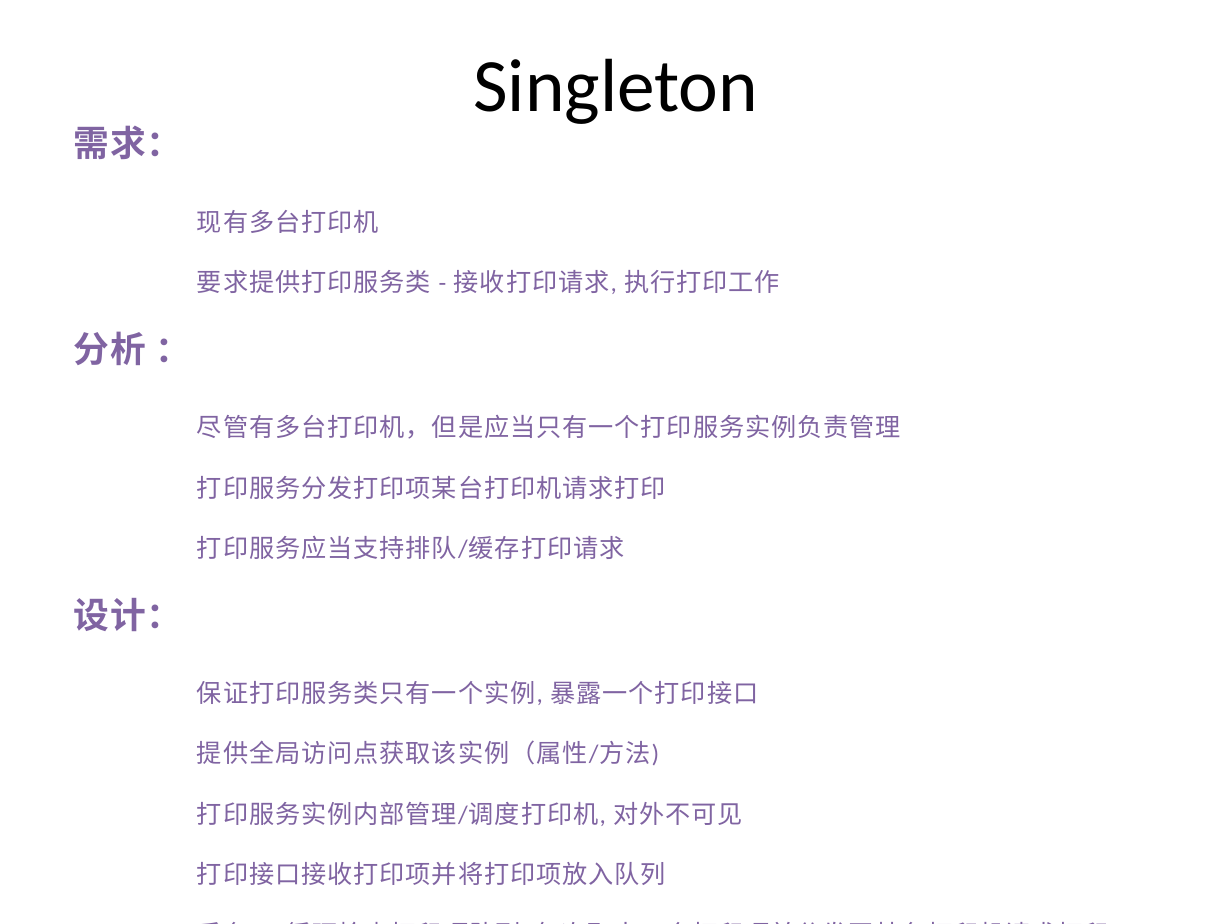
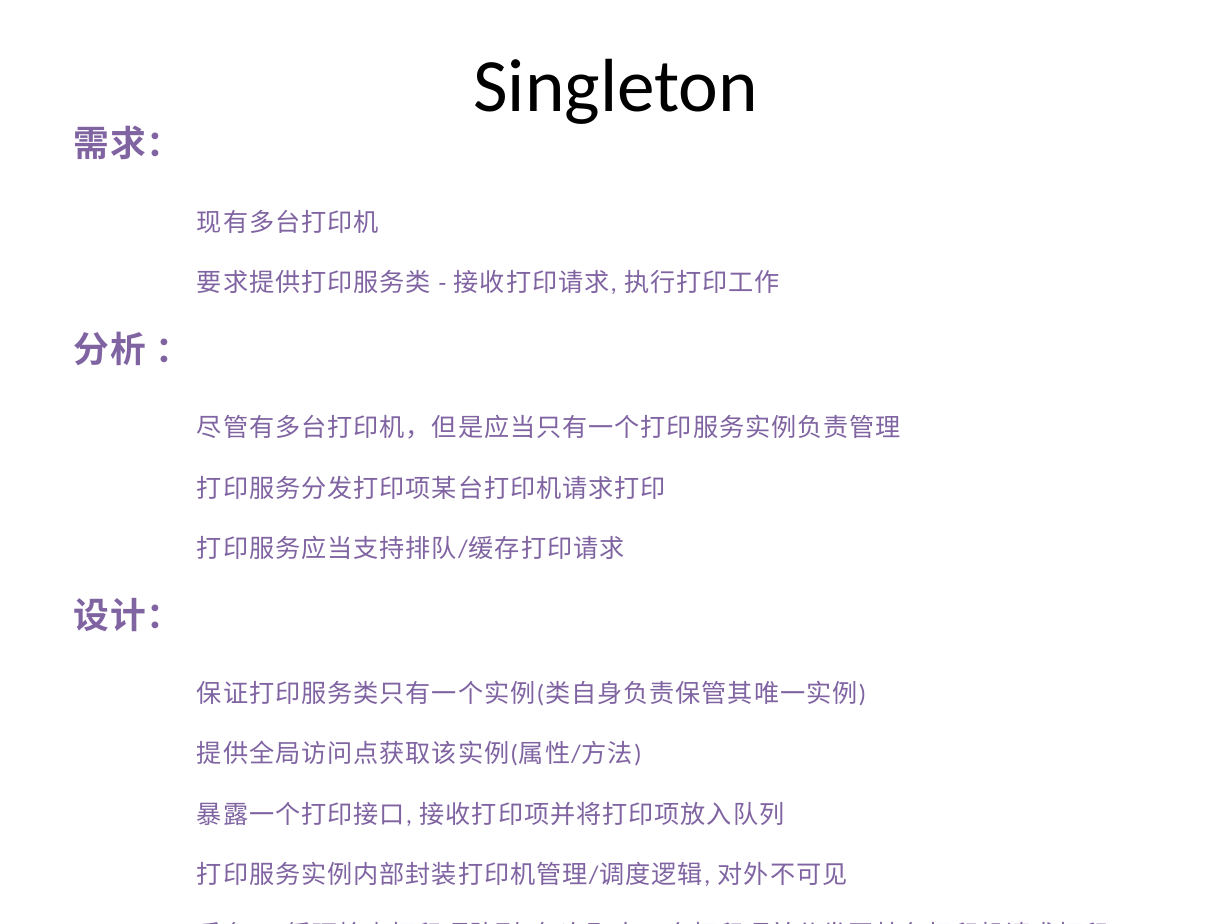
Before and after one commit to PlumpMath/DesignPattern-956, a slide deck: slide 6 of _Doc/DesignPattern.P3.Creational(Singleton).pptx. Drawn at 1232x924 pixels with LibreOffice and Linux fonts; fonts in the diff are those of the drawing. Boxes give left, top, right and bottom in pixels: in the first picture for what was removed or moved away, otherwise in the second. Text is boxed around its words. In the diff, an @@ line names an element or a change of style, - is before the commit and + after.

Commit message:
Updated Singleton code and PPT.

```diff
--- a/_Doc/DesignPattern.P3.Creational(Singleton).pptx
+++ b/_Doc/DesignPattern.P3.Creational(Singleton).pptx
@@ text at (197,681,866,886): text changed @@
-保证打印服务类只有一个实例, 暴露一个打印接口
-提供全局访问点获取该实例（属性/方法)
-打印服务实例内部管理/调度打印机, 对外不可见
-打印接口接收打印项并将打印项放入队列
+保证打印服务类只有一个实例(类自身负责保管其唯一实例)
+提供全局访问点获取该实例(属性/方法)
+暴露一个打印接口, 接收打印项并将打印项放入队列
+打印服务实例内部封装打印机管理/调度逻辑, 对外不可见
```
Also in this commit, not shown: 4 other slides changed, 6 slides added, 39 other files.
